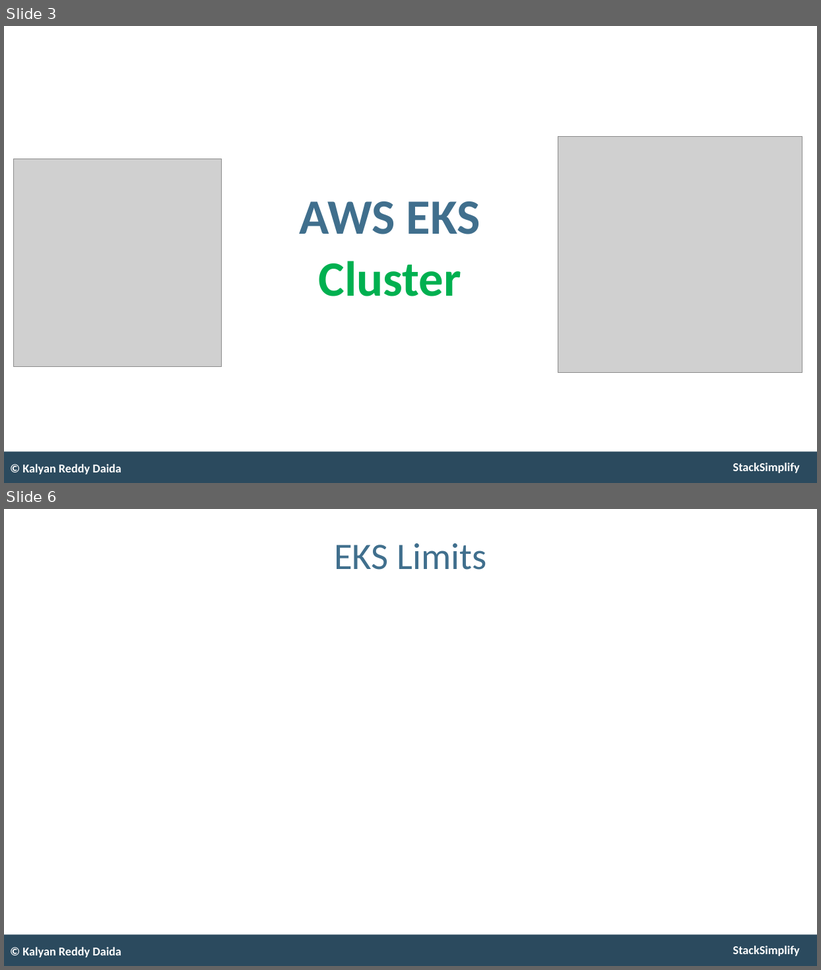
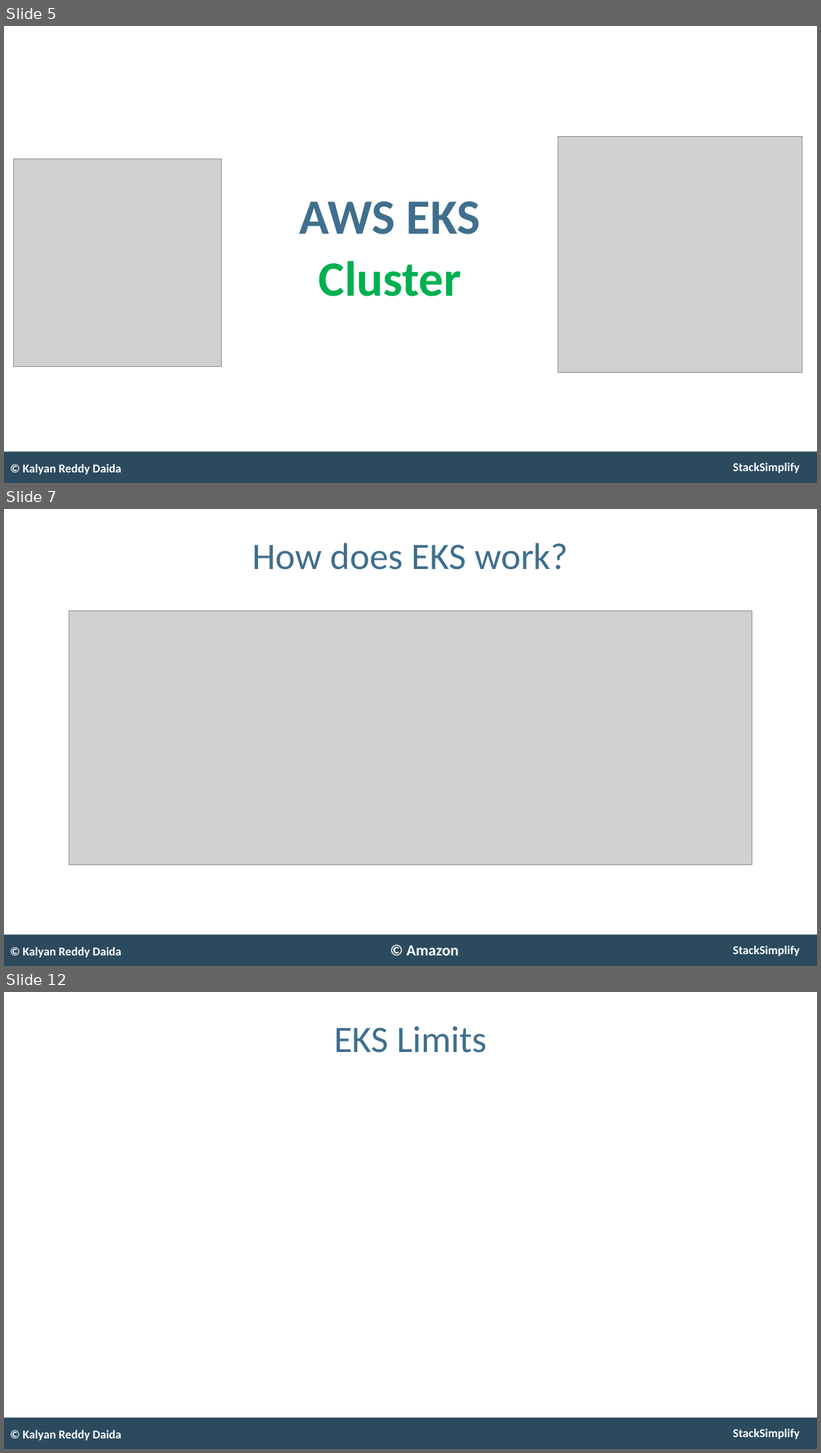
Before and after one commit to stacksimplify/aws-eks-kubernetes-masterclass, a slide deck: presentation/AWS-Fargate-and-EKS-Masterclass.pptx. Shown one above the other, each under a label of ours: slides 3 and 6 before the commit, slides 5, 7 and 12 after it; the slides between them are not shown. The pictures are 821x970 and 821x1453 pixels, drawn with LibreOffice and Linux fonts; fonts in the diff are those of the drawing; grey boxes stand for pictures. Boxes give left, top, right and bottom in pixels: in the first picture for what was removed or moved away, otherwise in the second. Text is boxed around its words. In the diff, an @@ line names an element or a change of style, - is before the commit and + after.

```diff
--- a/presentation/AWS-Fargate-and-EKS-Masterclass.pptx
+++ b/presentation/AWS-Fargate-and-EKS-Masterclass.pptx
@@ slide 7 added at bbox=[4, 509, 817, 966], background #FFFFFF; not listed: 2 template elements that a slide beside it also shows @@
@@ title added at bbox=[253, 543, 568, 570], 53 pt, text #406F8D @@
+How does EKS work?
@@ picture added at bbox=[69, 611, 752, 865] @@
@@ text added at bbox=[22, 947, 121, 958], 17 pt, text #FFFFFF, bold @@
+© Kalyan Reddy Daida
@@ text added at bbox=[407, 945, 459, 956], 22 pt, text #FFFFFF, bold @@
+© Amazon
@@ what was slide 3 is now slide 5 @@
@@ what was slide 6 is now slide 12 @@
```
Also in this commit, not shown: 3 slides changed, 4 other slides added, 2 other files.
